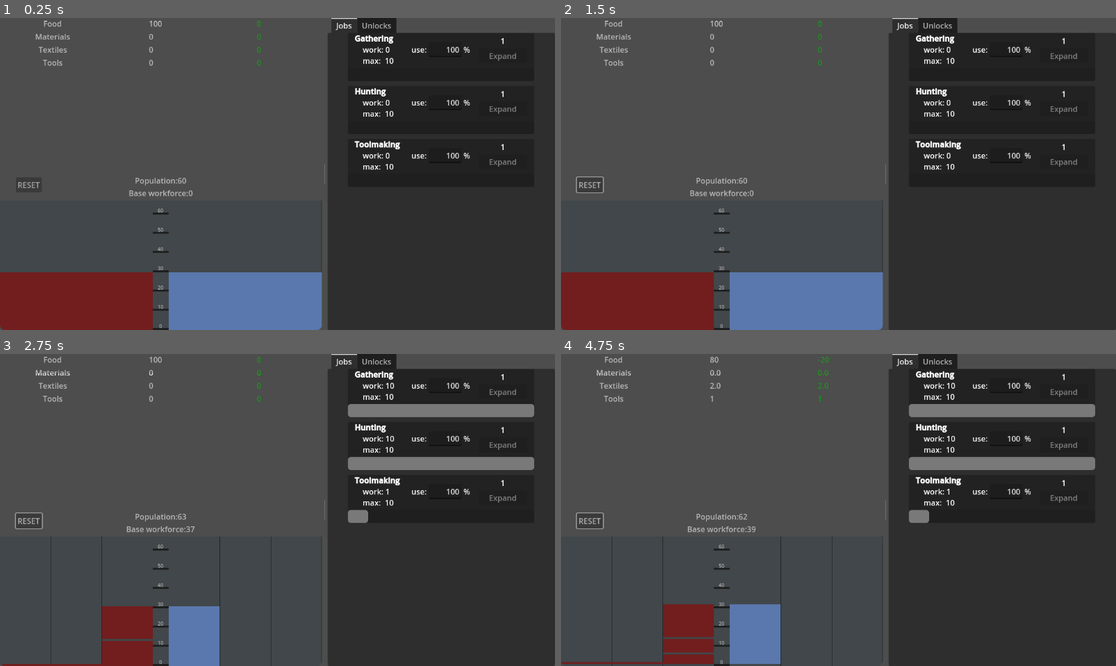
Above: before the commit, frames 1-4 (two rows, left to right).
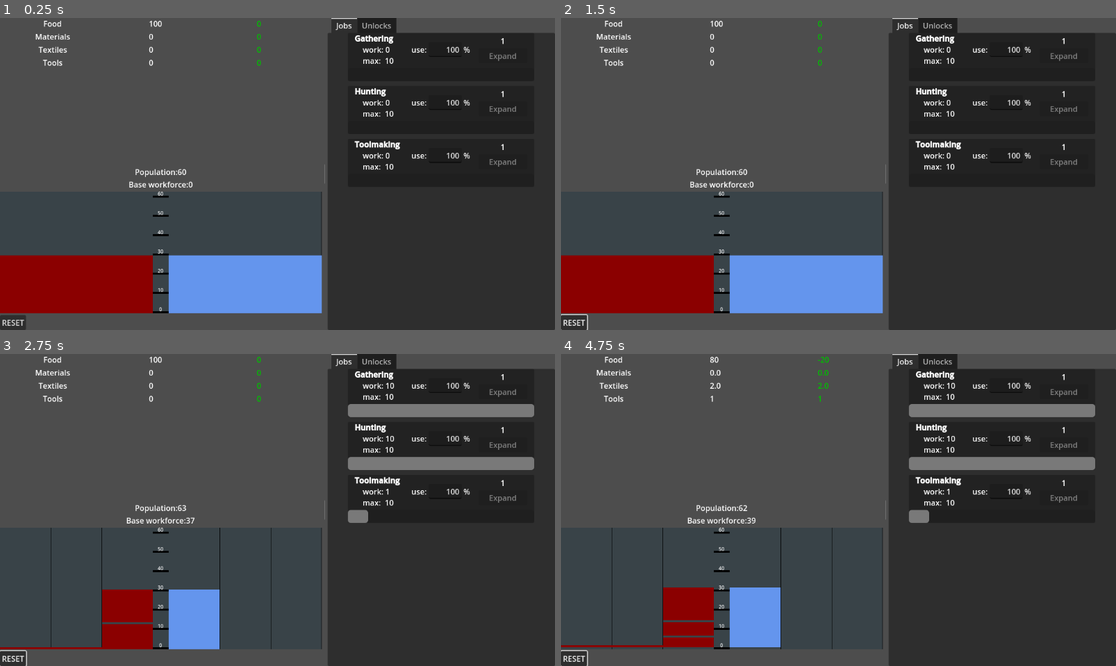
Above: after the commit, the same moments.

Repository: drahosh/bootstrap-civilization
Game: Godot game, scene res://main/main.tscn
Two runs of this game, one before a commit and one after it. Both use one fixed random seed, a clock stepped at 60 frames per second and the inputs below.
Inputs (mouse positions are in pixels of both pictures, inside the frame that each line leads up to):
- Up to frame 1 (0.25 s): no input
- Up to frame 2 (1.5 s): click "RESET" at 0.5 s; move the mouse to (960, 158) at 1.27 s; tap F at 1.35 s; click (960, 158) at 1.42 s
- Up to frame 3 (2.75 s): drag from (166, 525) to (249, 572) at 2.02 s
- Up to frame 4 (4.75 s): move the mouse to (894, 441) at 2.77 s; tap F at 2.85, 4.35 s; click (894, 441) at 2.92 s; drag from (810, 572) to (672, 463) at 3.52 s; move the mouse to (1005, 556) at 4.27 s; click (1005, 556) at 4.42 s

The runs differ from the first frame. In frame 1, 14% of the frame differs, in the area x 0-59%, y 0-100%; in frame 2, 14%; in frame 3, 6.0%; in frame 4, 6.1%.

Commit message:
fix scrolling
used wrong node type previously

Diff:
--- a/main/main.gd
+++ b/main/main.gd
@@ -2,9 +2,9 @@
 
 static var year_miliseconds = 2000
 static var miliseconds_saved = 0
-@onready var population = get_node("HSplitContainer/VScrollBar/VBoxContainer/Population")
+@onready var population = get_node("HSplitContainer/ScrollContainer/VBoxContainer/Population")
 @onready var jobs = get_node("HSplitContainer/Clickables/TabContainer/Jobs")
-@onready var resources = get_node("HSplitContainer/VScrollBar/VBoxContainer/Resources")
+@onready var resources = get_node("HSplitContainer/ScrollContainer/VBoxContainer/Resources")
 @onready var unlocks = get_node("HSplitContainer/Clickables/TabContainer/Unlocks")
 static var time_since_last_save = 0.0
 static var save_interval_s = 15.0
@@ -14,7 +14,7 @@
 func _ready():
 	jobs.set_population(population)
 	self.load_game()
-	$HSplitContainer/VScrollBar/HardResetButton.pressed.connect(hard_reset)
+	$HSplitContainer/ScrollContainer/VBoxContainer/HardResetButton.pressed.connect(hard_reset)
 
 
 func _tick():
--- a/main/main.tscn
+++ b/main/main.tscn
@@ -27,32 +27,27 @@
 theme_override_constants/autohide = 0
 split_offset = 290
 
-[node name="VScrollBar" type="VScrollBar" parent="HSplitContainer"]
+[node name="ScrollContainer" type="ScrollContainer" parent="HSplitContainer"]
 clip_children = 1
 layout_mode = 2
 size_flags_horizontal = 3
+horizontal_scroll_mode = 0
 
-[node name="VBoxContainer" type="VBoxContainer" parent="HSplitContainer/VScrollBar"]
-layout_mode = 1
-anchors_preset = 15
-anchor_right = 1.0
-anchor_bottom = 1.0
-grow_horizontal = 2
-grow_vertical = 2
+[node name="VBoxContainer" type="VBoxContainer" parent="HSplitContainer/ScrollContainer"]
+layout_mode = 2
+size_flags_horizontal = 3
+size_flags_vertical = 3
 
-[node name="Resources" parent="HSplitContainer/VScrollBar/VBoxContainer" instance=ExtResource("2_3wy1v")]
+[node name="Resources" parent="HSplitContainer/ScrollContainer/VBoxContainer" instance=ExtResource("2_3wy1v")]
 layout_mode = 2
 size_flags_vertical = 3
 
-[node name="Population" parent="HSplitContainer/VScrollBar/VBoxContainer" instance=ExtResource("3_kfbq2")]
+[node name="Population" parent="HSplitContainer/ScrollContainer/VBoxContainer" instance=ExtResource("3_kfbq2")]
 layout_mode = 2
 
-[node name="HardResetButton" type="Button" parent="HSplitContainer/VScrollBar"]
+[node name="HardResetButton" type="Button" parent="HSplitContainer/ScrollContainer/VBoxContainer"]
 layout_mode = 2
-anchor_left = 0.0494012
-anchor_top = 0.510802
-anchor_right = 0.13024
-anchor_bottom = 0.558642
+size_flags_horizontal = 0
 text = "RESET"
 
 [node name="Clickables" type="VBoxContainer" parent="HSplitContainer"]
